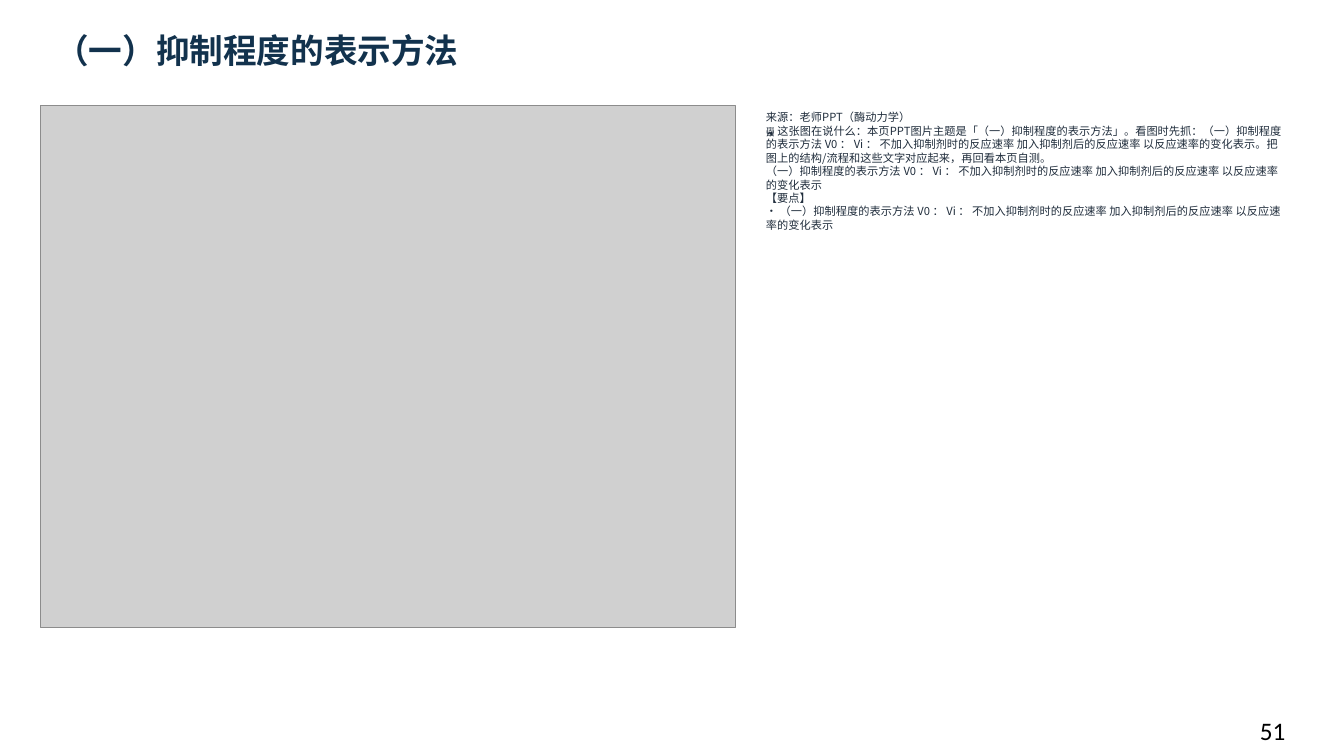
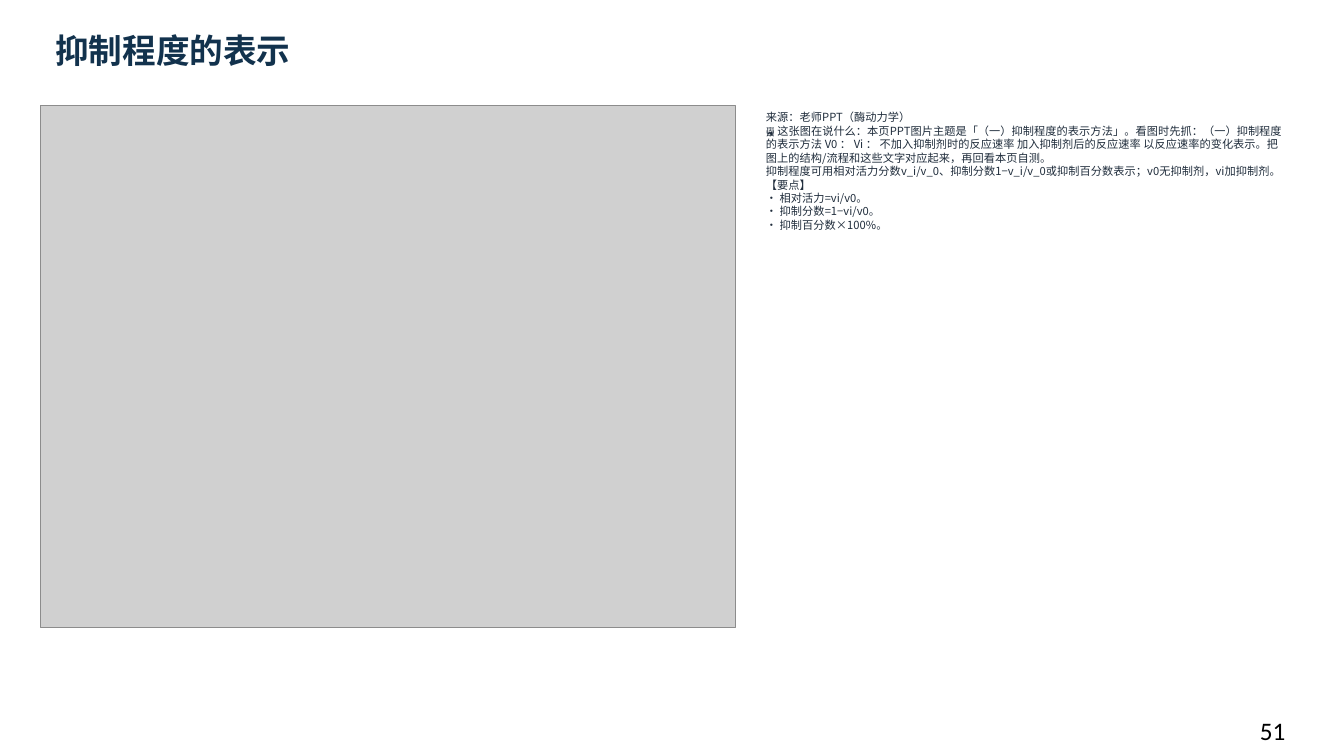
Before and after one commit to newkan-li/Biochemistry, a slide deck: slide 51 of downloads/bc07-ai-style.pptx. Drawn at 1344x756 pixels with LibreOffice and Linux fonts; fonts in the diff are those of the drawing; grey boxes stand for pictures. Boxes give left, top, right and bottom in pixels: in the first picture for what was removed or moved away, otherwise in the second. Text is boxed around its words. In the diff, an @@ line names an element or a change of style, - is before the commit and + after.

```diff
--- a/downloads/bc07-ai-style.pptx
+++ b/downloads/bc07-ai-style.pptx
@@ text at <box>55,34,290,66</box>: text changed @@
-（一）抑制程度的表示方法
+抑制程度的表示
@@ text at <box>766,111,1282,230</box>: text changed @@
-来源：老师PPT（酶动力学）
-🖼 这张图在说什么：本页PPT图片主题是「（一）抑制程度的表示方法」。看图时先抓：（一）抑制程度的表示方法 V0 ： Vi ： 不加入抑制剂时的反应速率 加入抑制剂后的反应速率 以反应速率的变化表示。把图上的结构/流程和这些文字对应起来，再回看本页自测。
-（一）抑制程度的表示方法 V0 ： Vi ： 不加入抑制剂时的反应速率 加入抑制剂后的反应速率 以反应速率的变化表示
-【要点】
-• （一）抑制程度的表示方法 V0 ： Vi ： 不加入抑制剂时的反应速率 加入抑制剂后的反应速率 以反应速率的变化表示
+来源：老师PPT（酶动力学）
+🖼 这张图在说什么：本页PPT图片主题是「（一）抑制程度的表示方法」。看图时先抓：（一）抑制程度的表示方法 V0 ： Vi ： 不加入抑制剂时的反应速率 加入抑制剂后的反应速率 以反应速率的变化表示。把图上的结构/流程和这些文字对应起来，再回看本页自测。
+抑制程度可用相对活力分数v_i/v_0、抑制分数1−v_i/v_0或抑制百分数表示；v0无抑制剂，vi加抑制剂。
+【要点】
+• 相对活力=vi/v0。
+• 抑制分数=1−vi/v0。
+• 抑制百分数×100%。
```
Also in this commit, not shown: 24 other slides changed, 12 slides added, 10 other files.
